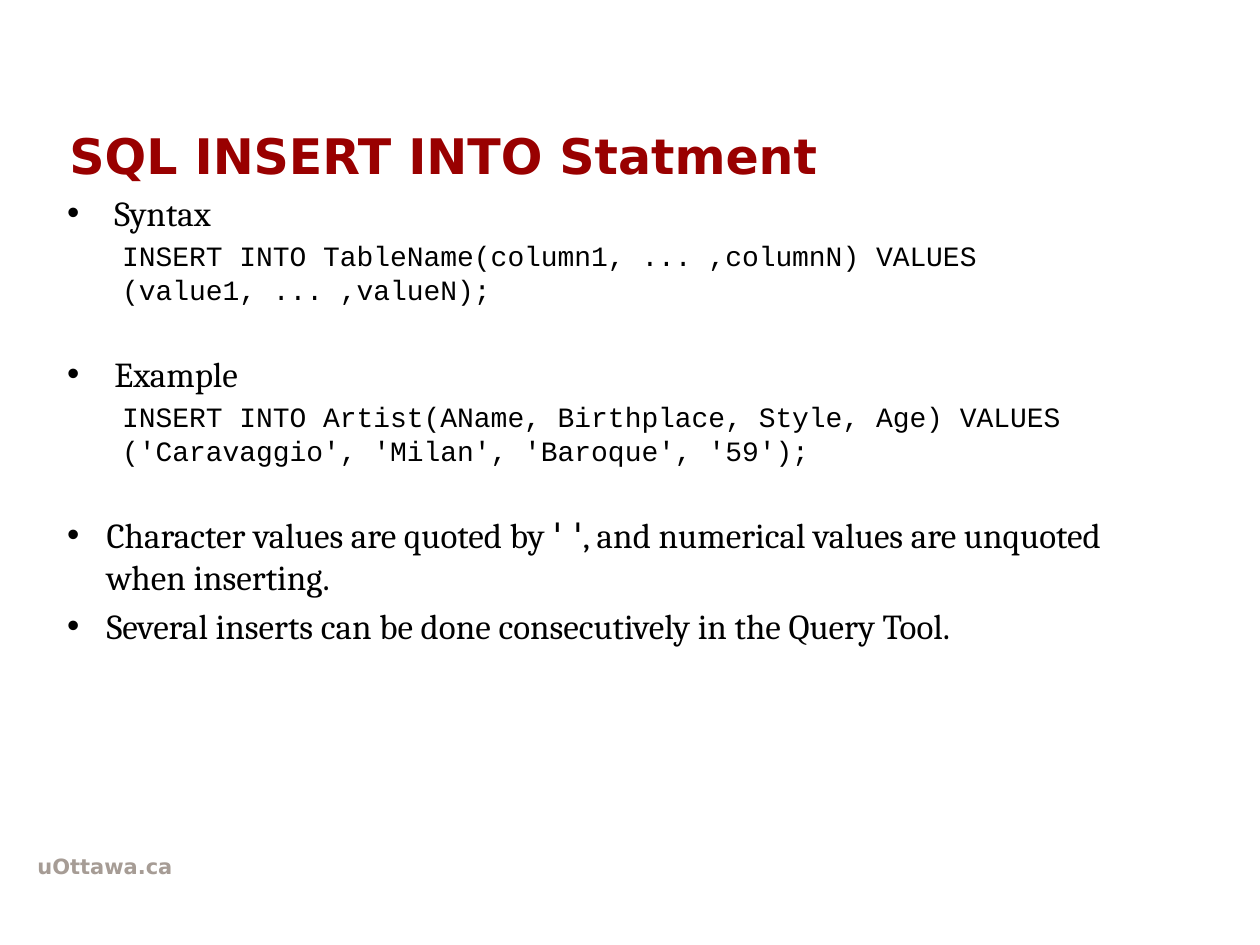
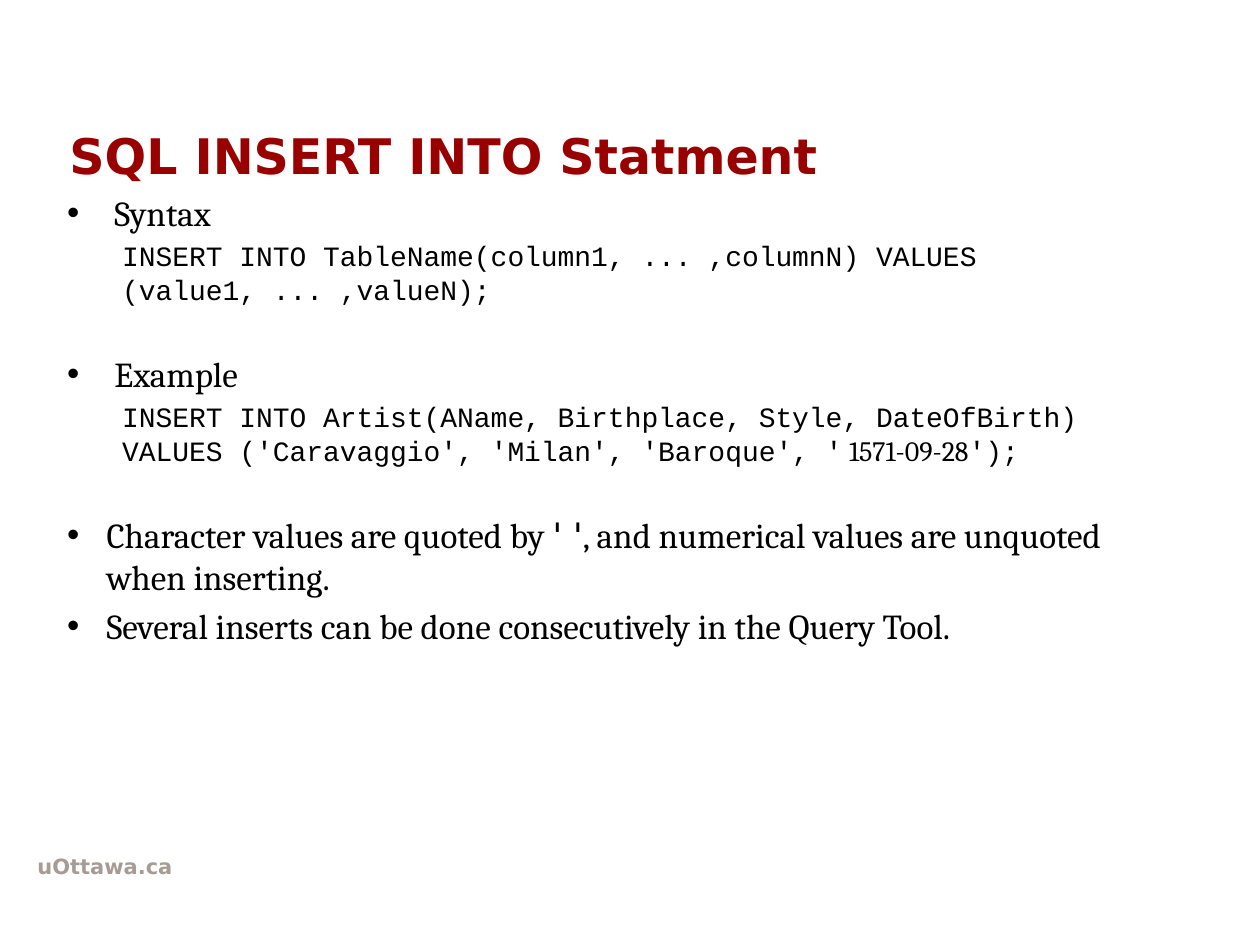
Before and after one commit to rkhal101/CSI2132-Databases-I, a slide deck: slide 9 of labs/lab2/lab2.pptx. Drawn at 1260x945 pixels with LibreOffice and Linux fonts; fonts in the diff are those of the drawing; background and template pictures are left out. Boxes give left, top, right and bottom in pixels: in the first picture for what was removed or moved away, otherwise in the second. Text is boxed around its words. In the diff, an @@ line names an element or a change of style, - is before the commit and + after.

```diff
--- a/labs/lab2/lab2.pptx
+++ b/labs/lab2/lab2.pptx
@@ text at bbox=[122, 407, 1077, 467]: text changed @@
-  INSERT INTO Artist(AName, Birthplace, Style, Age) VALUES ('Caravaggio', 'Milan', 'Baroque', '59');
+  INSERT INTO Artist(AName, Birthplace, Style, DateOfBirth) VALUES ('Caravaggio', 'Milan', 'Baroque', ' 1571-09-28');
```
Also in this commit, not shown: 2 other slides changed, 1 other file.
